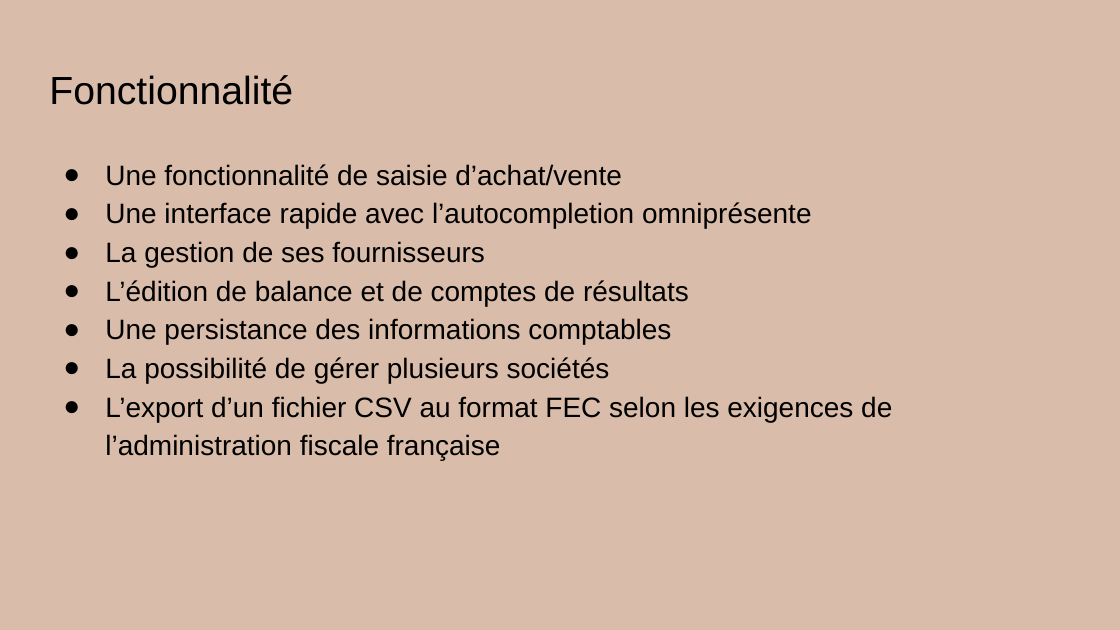
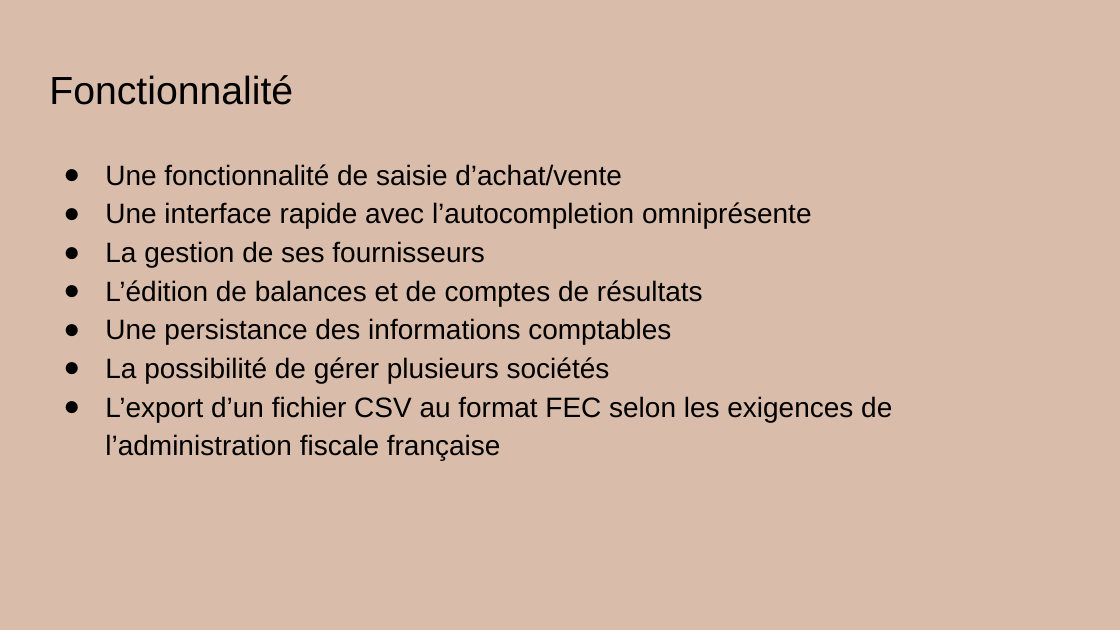
Before and after one commit to Tartopoiro/ITFAM-depreciated-, a slide deck: slide 4 of AccountX.pptx. Drawn at 1120x630 pixels with LibreOffice and Linux fonts; fonts in the diff are those of the drawing; background and template pictures are left out. Boxes give left, top, right and bottom in pixels: in the first picture for what was removed or moved away, otherwise in the second. Text is boxed around its words. In the diff, an @@ line names an element or a change of style, - is before the commit and + after.

```diff
--- a/AccountX.pptx
+++ b/AccountX.pptx
@@ text at box(105, 280, 703, 306): text changed @@
-● L’édition de balance et de comptes de résultats
+● L’édition de balances et de comptes de résultats
```
Also in this commit, not shown: 6 other slides changed, 7 other files.
